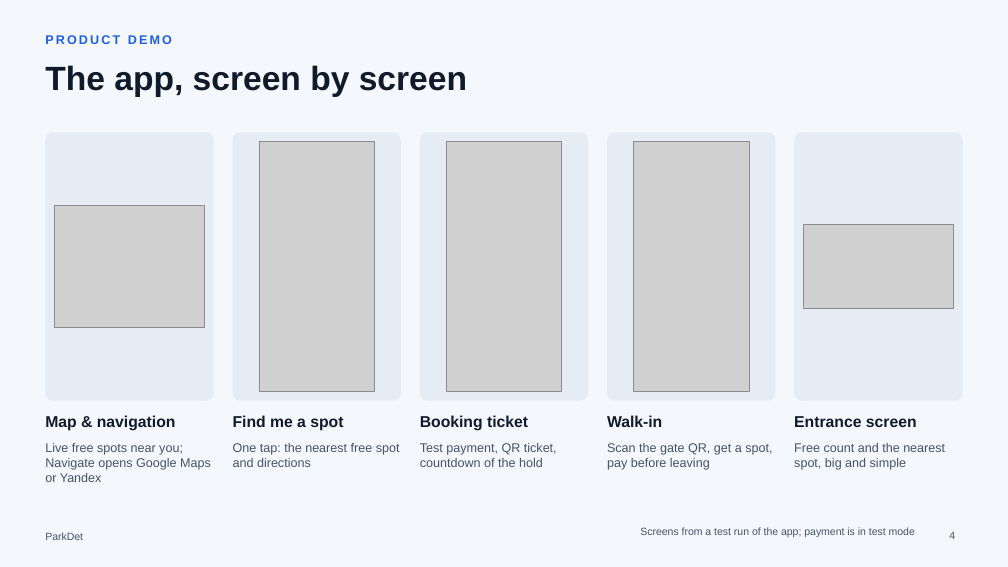
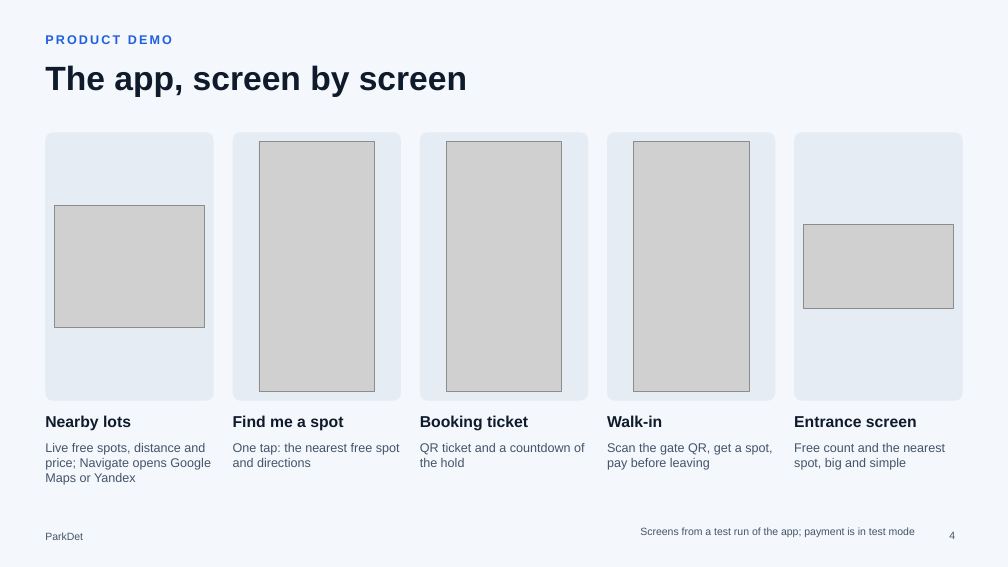
Before and after one commit to trallexxs/parkspot, a slide deck: slide 4 of docs/ParkDet-defence.pptx. Drawn at 1008x567 pixels with LibreOffice and Linux fonts; fonts in the diff are those of the drawing; grey boxes stand for pictures. Boxes give left, top, right and bottom in pixels: in the first picture for what was removed or moved away, otherwise in the second. Text is boxed around its words. In the diff, an @@ line names an element or a change of style, - is before the commit and + after.

```diff
--- a/docs/ParkDet-defence.pptx
+++ b/docs/ParkDet-defence.pptx
@@ text at (45,415,131,431): text changed @@
-Map & navigation
+Nearby lots
@@ text at (45,443,211,485): text changed @@
-Live free spots near you; Navigate opens Google Maps or Yandex
+Live free spots, distance and price; Navigate opens Google Maps or Yandex
@@ text at (420,443,584,467): text changed @@
-Test payment, QR ticket, countdown of the hold
+QR ticket and a countdown of the hold
```
